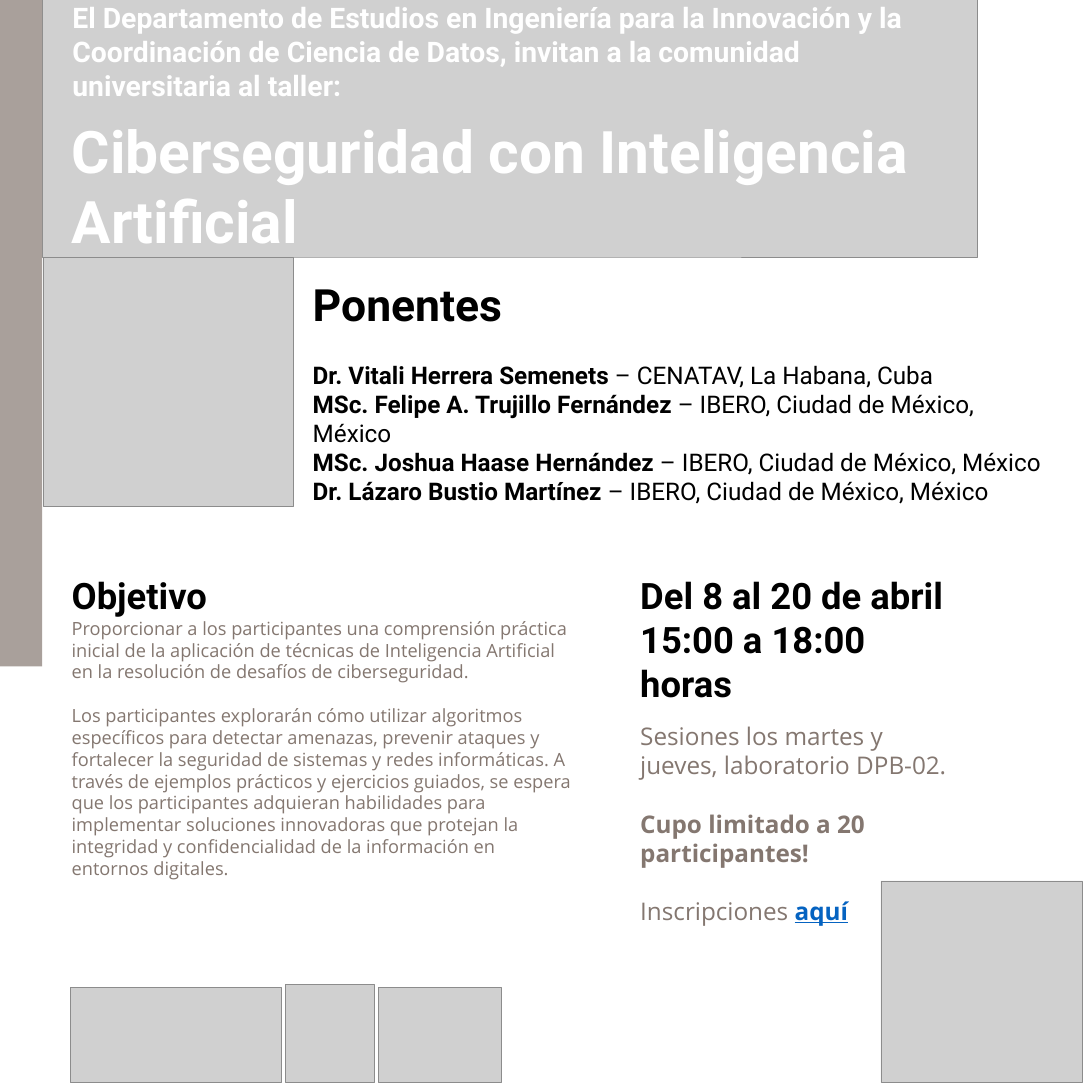
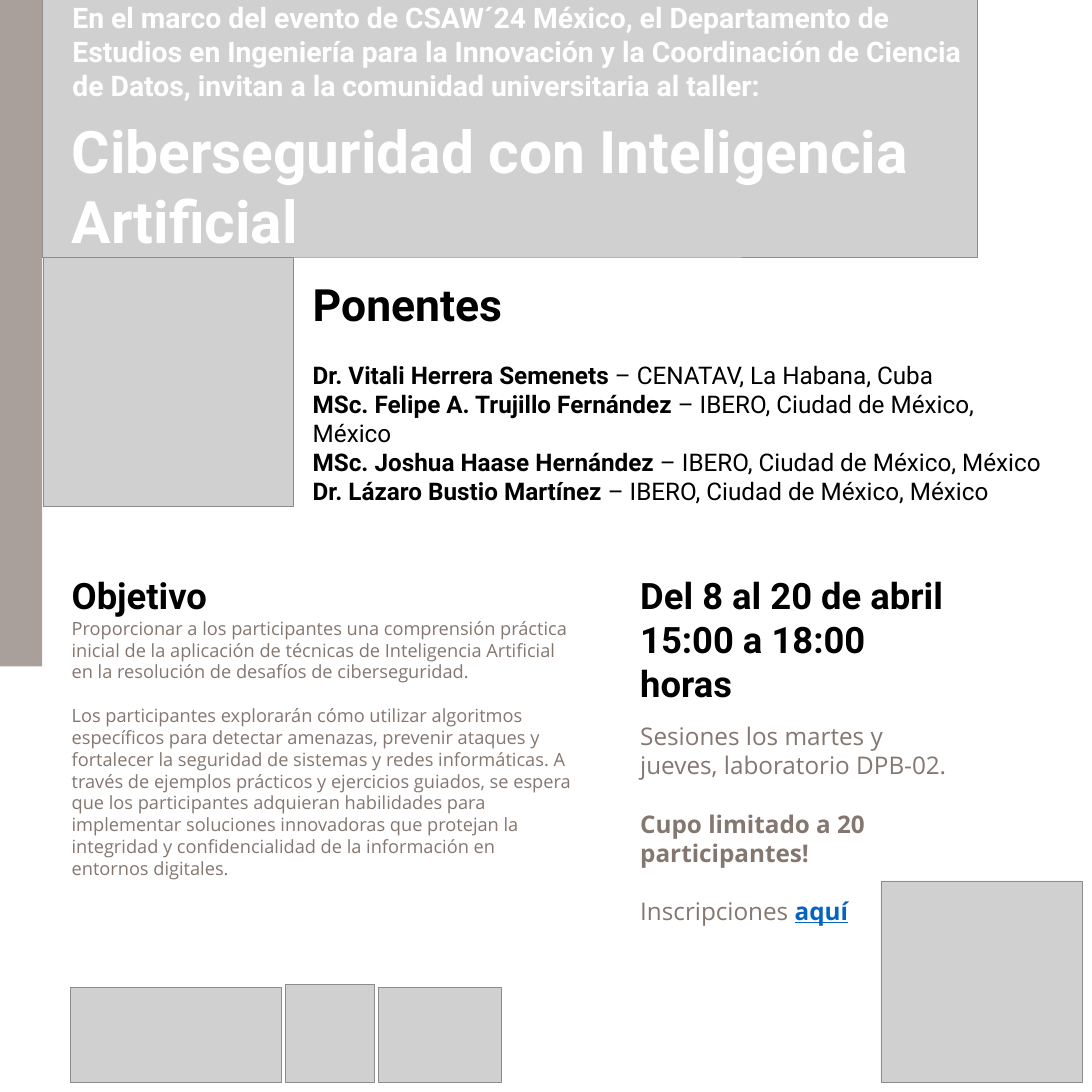
Before and after one commit to lbustio/CSwIA, a slide deck: slide 1 of 01.-Promocionales/Promoción_Taller_Ciberseguridad_con_Inteligencia_Artificial.pptx. Drawn at 1092x1092 pixels with LibreOffice and Linux fonts; fonts in the diff are those of the drawing; grey boxes stand for pictures. Boxes give left, top, right and bottom in pixels: in the first picture for what was removed or moved away, otherwise in the second. Text is boxed around its words. In the diff, an @@ line names an element or a change of style, - is before the commit and + after.

```diff
--- a/01.-Promocionales/Promoción_Taller_Ciberseguridad_con_Inteligencia_Artificial.pptx
+++ b/01.-Promocionales/Promoción_Taller_Ciberseguridad_con_Inteligencia_Artificial.pptx
@@ text at bbox=[72, 7, 961, 100]: text changed @@
-El Departamento de Estudios en Ingeniería para la Innovación y la Coordinación de Ciencia de Datos, invitan a la comunidad universitaria al taller:
+En el marco del evento de CSAW´24 México, el Departamento de Estudios en Ingeniería para la Innovación y la Coordinación de Ciencia de Datos, invitan a la comunidad universitaria al taller:
```
Also in this commit, not shown: 5 other files.
